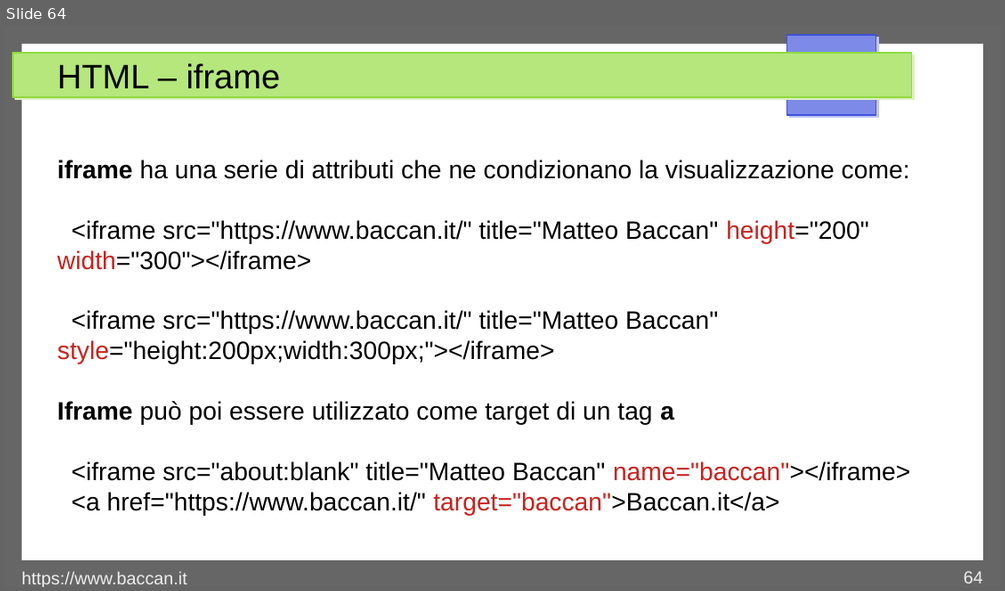
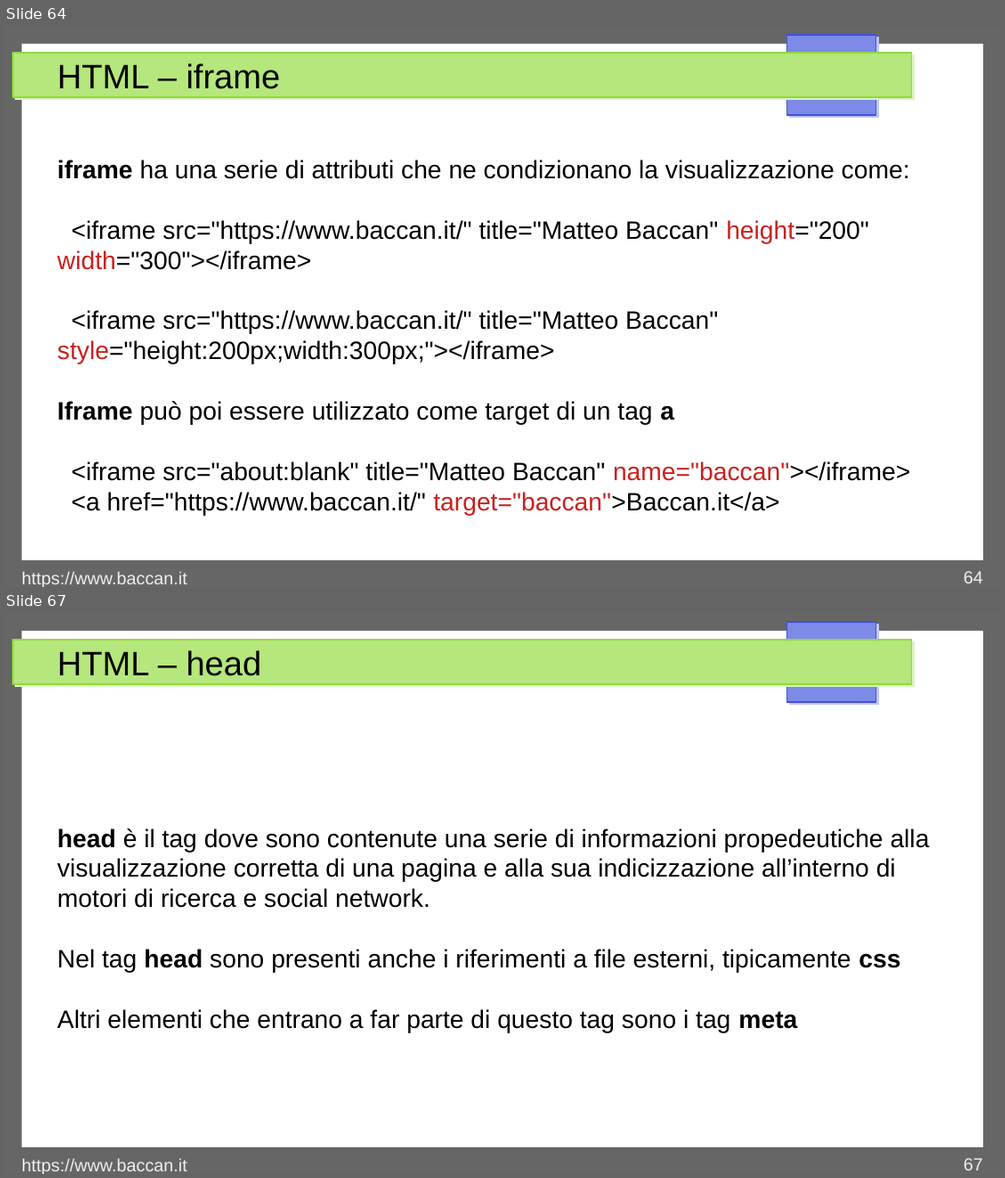
Before and after one commit to matteobaccan/CorsoHTML, a slide deck: Chapter_html.odp. Shown one above the other, each under a label of ours: slide 64 before the commit, slides 64 and 67 after it; the slides between them are not shown. The pictures are 1005x591 and 1005x1178 pixels, drawn with LibreOffice and Linux fonts; fonts in the diff are those of the drawing. Boxes give left, top, right and bottom in pixels: in the first picture for what was removed or moved away, otherwise in the second. Text is boxed around its words. In the diff, an @@ line names an element or a change of style, - is before the commit and + after.

```diff
--- a/Chapter_html.odp
+++ b/Chapter_html.odp
@@ slide 67 added at (4, 613, 1001, 1174), background #FFFFFF; not listed: 4 template elements that a slide beside it also shows @@
@@ title added at (57, 650, 262, 676), 27 pt, text #000000 @@
+HTML – head
@@ text added at (57, 828, 930, 1033), 20 pt, text #000000 @@
+head è il tag dove sono contenute una serie di informazioni propedeutiche alla visualizzazione corretta di una pagina e alla sua indicizzazione all’interno di motori di ricerca e social network.
+Nel tag head sono presenti anche i riferimenti a file esterni, tipicamente css
+Altri elementi che entrano a far parte di questo tag sono i tag meta
@@ text added at (22, 1158, 187, 1174), 14 pt, text #EEEEEE @@
+https://www.baccan.it
@@ page number added at (963, 1158, 983, 1170), 14 pt, text #EEEEEE @@
+67
```
Also in this commit, not shown: 10 other slides added, 4 other files.
